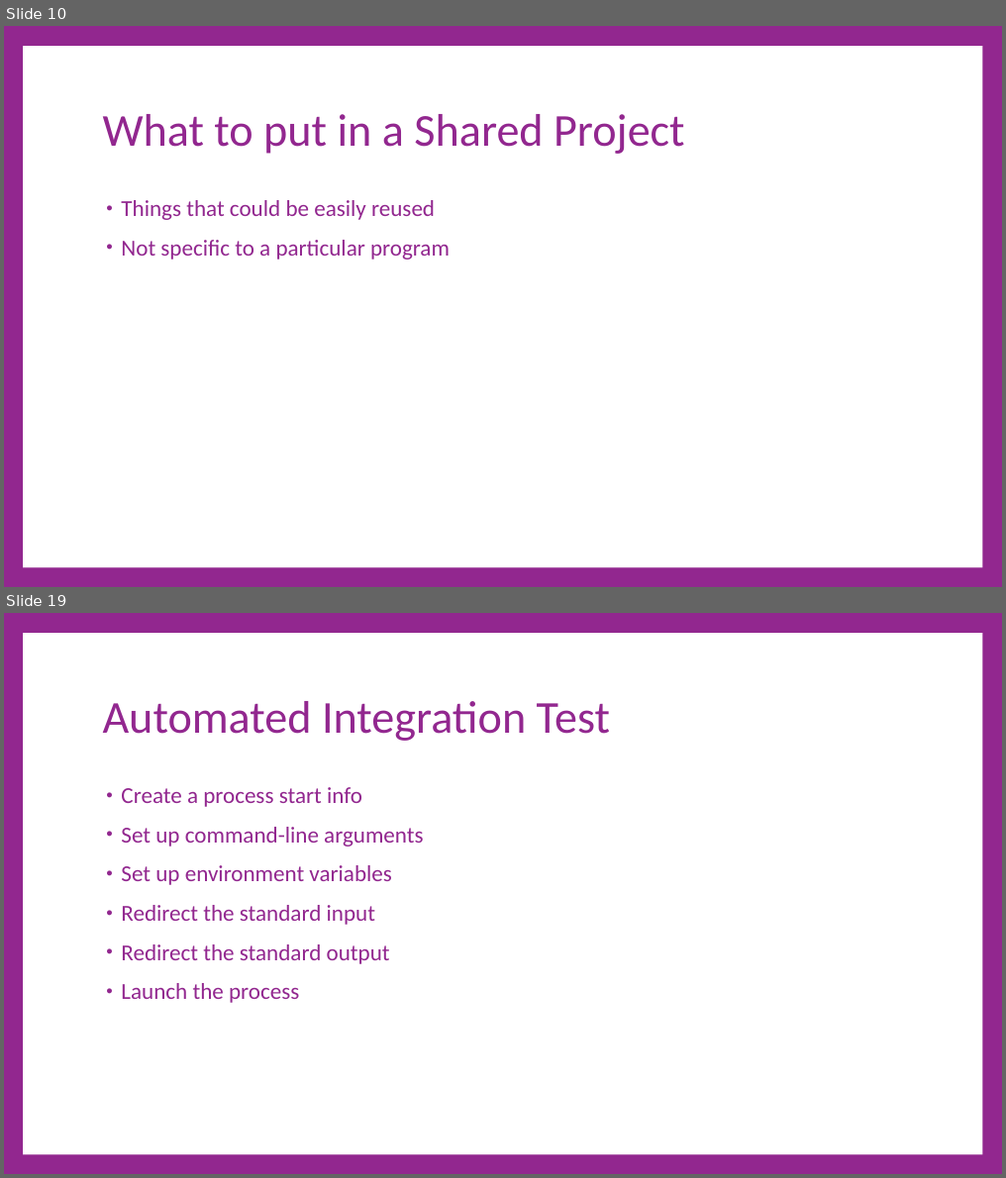
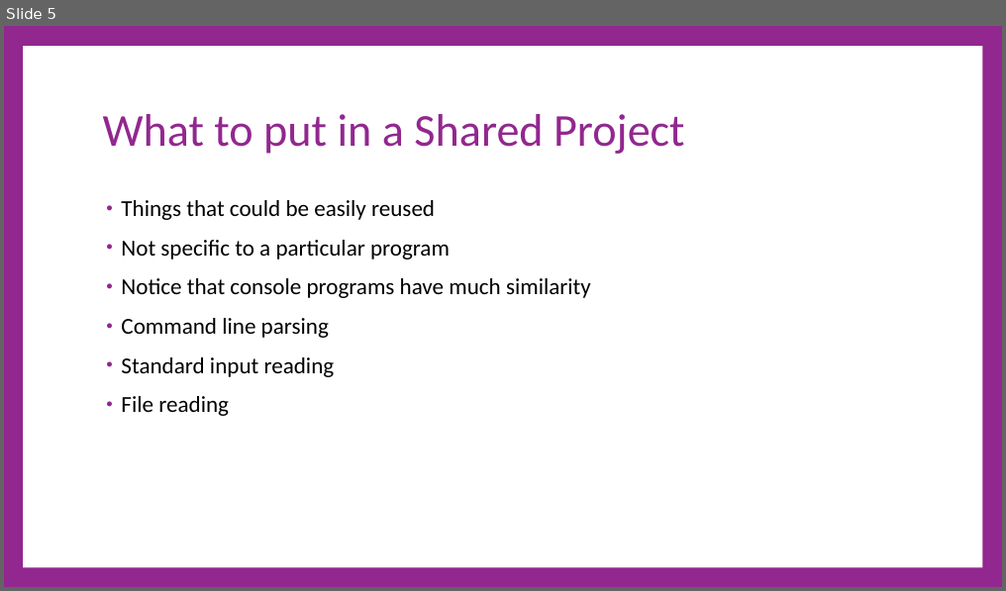
Before and after one commit to cdiggins/cs321, a slide deck: class-notes/cs321-winter-2023-lecture-9-classes-and-libraries.pptx. Shown one above the other, each under a label of ours: slides 10 and 19 before the commit, slide 5 after it; the slides between them are not shown. The pictures are 1006x1178 and 1006x591 pixels, drawn with LibreOffice and Linux fonts; fonts in the diff are those of the drawing. Boxes give left, top, right and bottom in pixels: in the first picture for what was removed or moved away, otherwise in the second. Text is boxed around its words. In the diff, an @@ line names an element or a change of style, - is before the commit and + after.

```diff
--- a/class-notes/cs321-winter-2023-lecture-9-classes-and-libraries.pptx
+++ b/class-notes/cs321-winter-2023-lecture-9-classes-and-libraries.pptx
@@ slide 19 removed at (4,613,1002,1174), background #92278F; not listed: 1 template element that a slide beside it also shows @@
@@ title removed at (103,701,610,741) @@
-Automated Integration Test
@@ text removed at (121,787,423,1003) @@
-• Create a process start info
-• Set up command-line arguments
-• Set up environment variables
-• Redirect the standard input
-• Redirect the standard output
-• Launch the process
@@ what was slide 10 is now slide 5 @@
@@ slide 5 changed as well @@
@@ text at (121,200,450,260): text colour #92278F to #000000 in "Things that could be easily reused", "Not specific to a particular program" @@
@@ text at (121,278,591,416): paragraphs added @@
+• Notice that console programs have much similarity
+• Command line parsing
+• Standard input reading
+• File reading
```
Also in this commit, not shown: 6 other slides changed, 11 slides added, 27 other slides removed, 5 other files.
